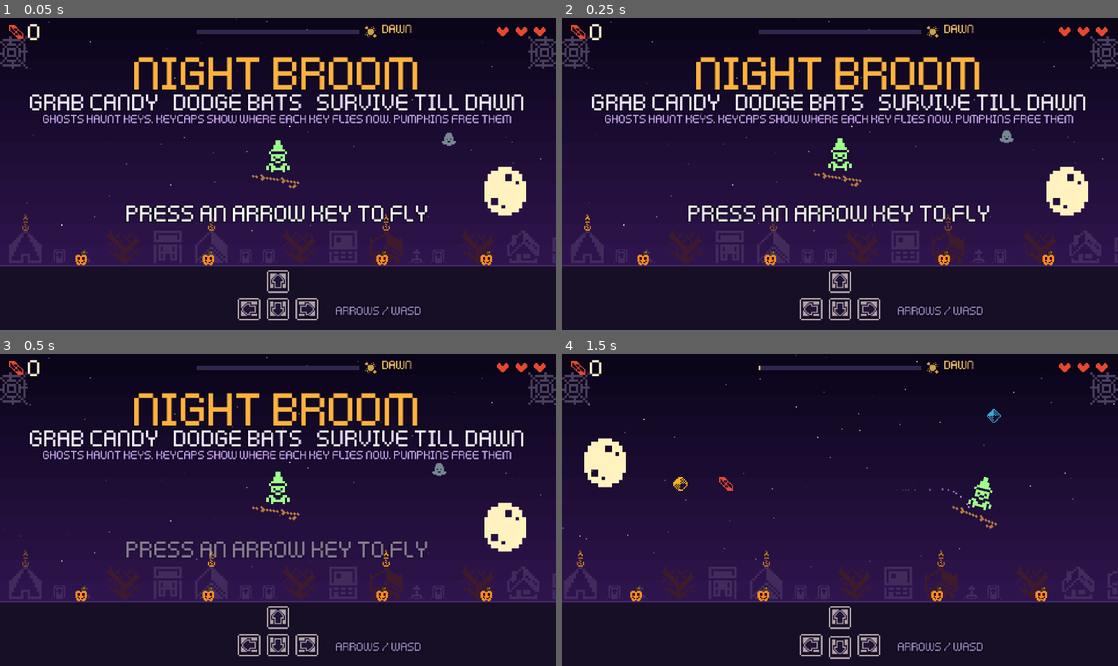
Above: before the commit, frames 1-4 (two rows, left to right).
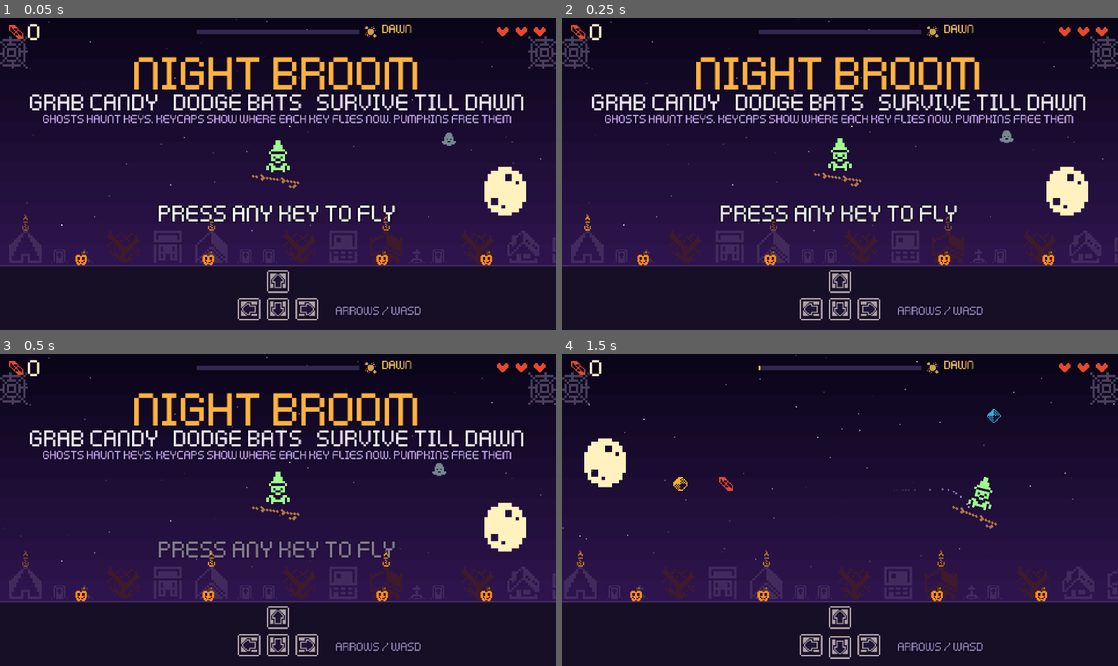
Above: after the commit, the same moments.

Repository: Harindulk/night-broom
Game: Godot game, scene res://main.tscn
The game is run twice, just before and just after one commit, with the same random seed, the same clock (stepped at 60 frames per second) and the same inputs.
Inputs:
- Up to frame 1 (0.05 s): no input
- Up to frame 2 (0.25 s): no input
- Up to frame 3 (0.5 s): no input
- Up to frame 4 (1.5 s): tap Enter at 0.5 s; hold Right 0.53-1.28 s; hold Down from 1.28 s (still down)

The runs differ from the first frame. In frame 1, 1.6% of the frame differs, in the area x 22-77%, y 59-66%; in frame 2, 1.5%; in frame 3, 1.1%; in frame 4, nothing differs.

Commit message:
Keep first-haunt tip on screen; title says any key

Diff:
--- a/main.gd
+++ b/main.gd
@@ -351,7 +351,7 @@
 	centered(label("NIGHT BROOM", 32, Color(1, 0.7, 0.25), title_box), 26)
 	centered(label("grab candy   dodge bats   survive till dawn", 16, Color(0.95, 0.9, 1), title_box), 62)
 	centered(label("ghosts haunt keys. keycaps show where each key flies NOW. pumpkins free them", 8, Color(0.8, 0.65, 1), title_box), 82)
-	lbl_hint = label("press an arrow key to fly", 16, Color(1, 1, 1), title_box)
+	lbl_hint = label("press any key to fly", 16, Color(1, 1, 1), title_box)
 	centered(lbl_hint, 158)
 	# end
 	end_box = Control.new()
@@ -547,7 +547,7 @@
 	invuln = max(invuln - dt, 0.0)
 	witch.modulate.a = 0.35 if invuln > 0 and int(invuln * 20) % 2 == 0 else 1.0
 	if is_instance_valid(teach_tip):
-		teach_tip.position = Vector2(clampf(witch.position.x, 70, W - 70), maxf(witch.position.y - 30, 46))
+		teach_tip.position = Vector2(clampf(witch.position.x, 118, W - 40), maxf(witch.position.y - 30, 46))
 	_update_candies(dt)
 	_update_bats(dt)
 	_update_pumpkins(dt)
